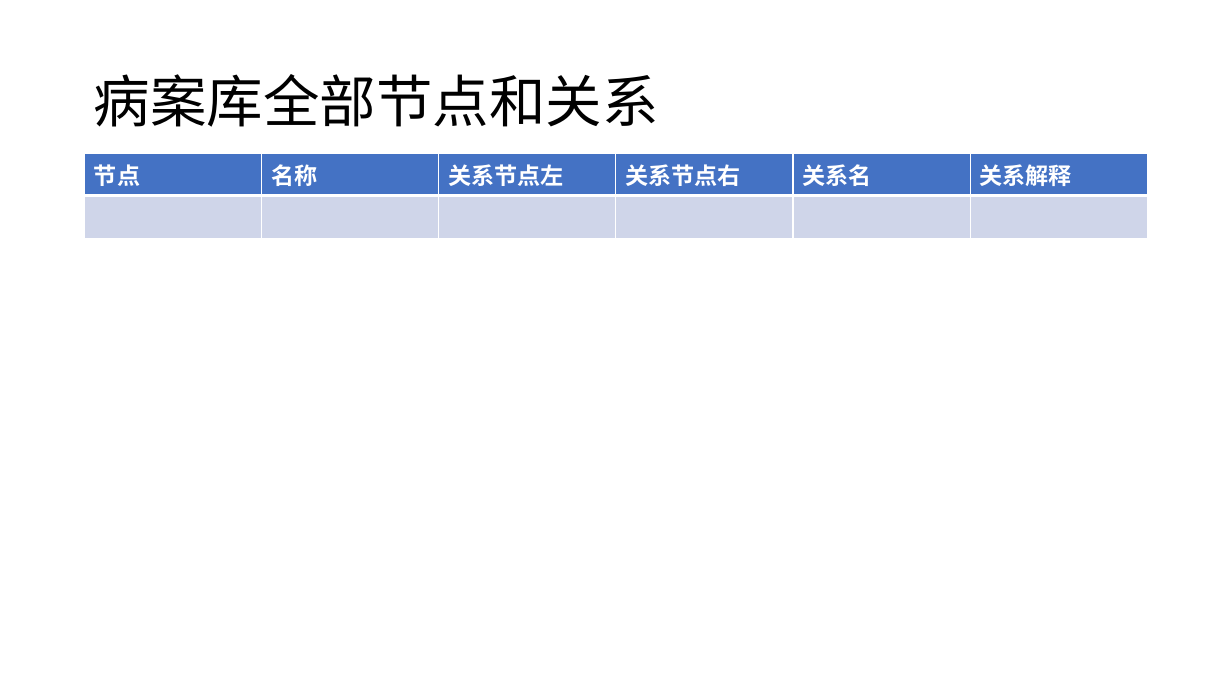
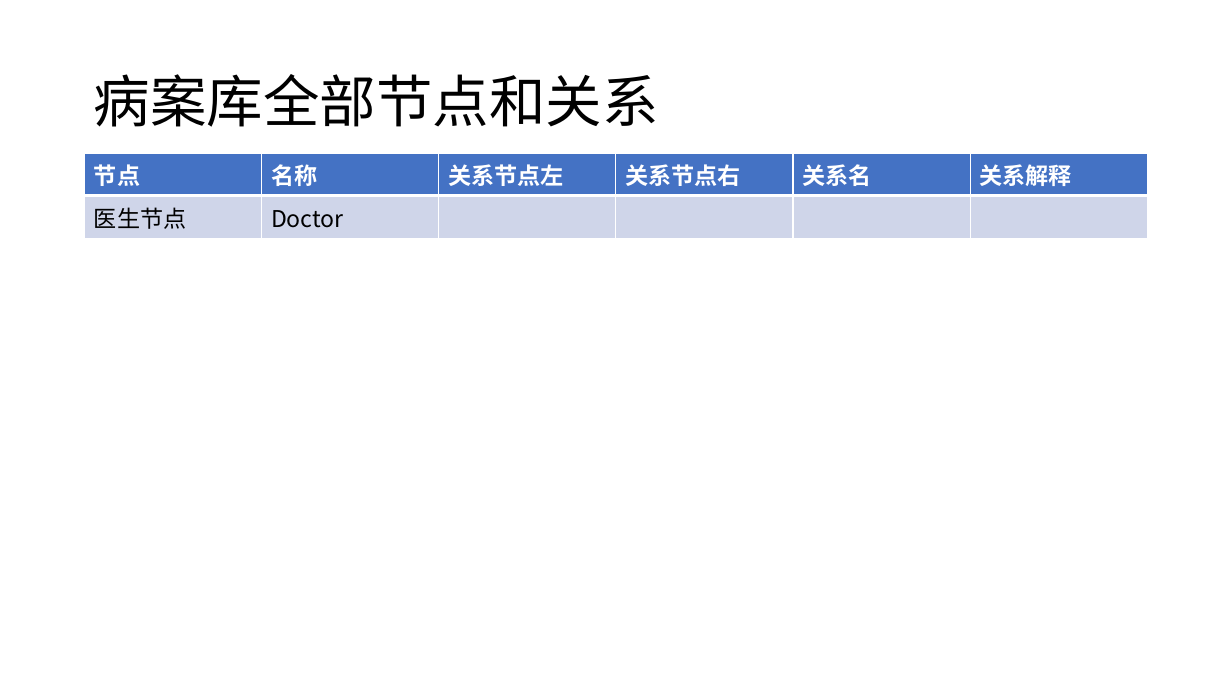
Before and after one commit to zmy1103/GNN_-, a slide deck: slide 9 of 病案库构建/病案库构建方案.pptx (slide 7 before the commit). Drawn at 1232x693 pixels with LibreOffice and Linux fonts; fonts in the diff are those of the drawing. Boxes give left, top, right and bottom in pixels: in the first picture for what was removed or moved away, otherwise in the second. Text is boxed around its words. In the diff, an @@ line names an element or a change of style, - is before the commit and + after.

```diff
--- a/病案库构建/病案库构建方案.pptx
+++ b/病案库构建/病案库构建方案.pptx
@@ table at [85,153,1150,233] @@
-row 2, column 1: 
+row 2, column 1: 医生节点
-row 2, column 2: 
+row 2, column 2: Doctor
```
Also in this commit, not shown: 1 other slide changed, 1 slide added, 2 other files.
